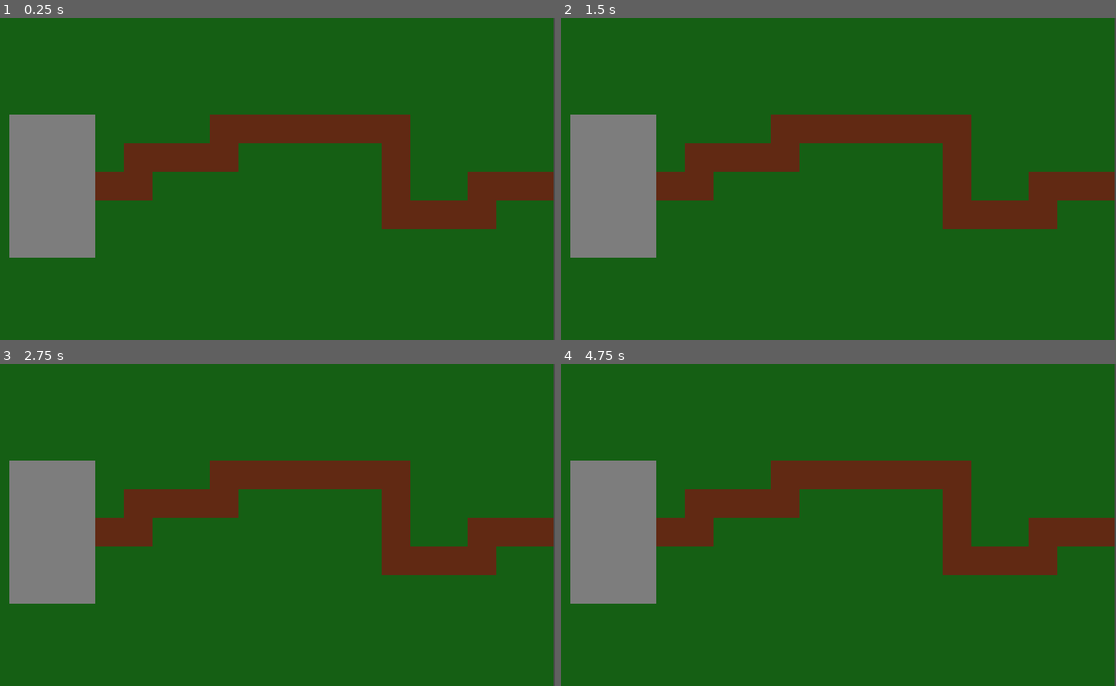
Above: before the commit, frames 1-4 (two rows, left to right).
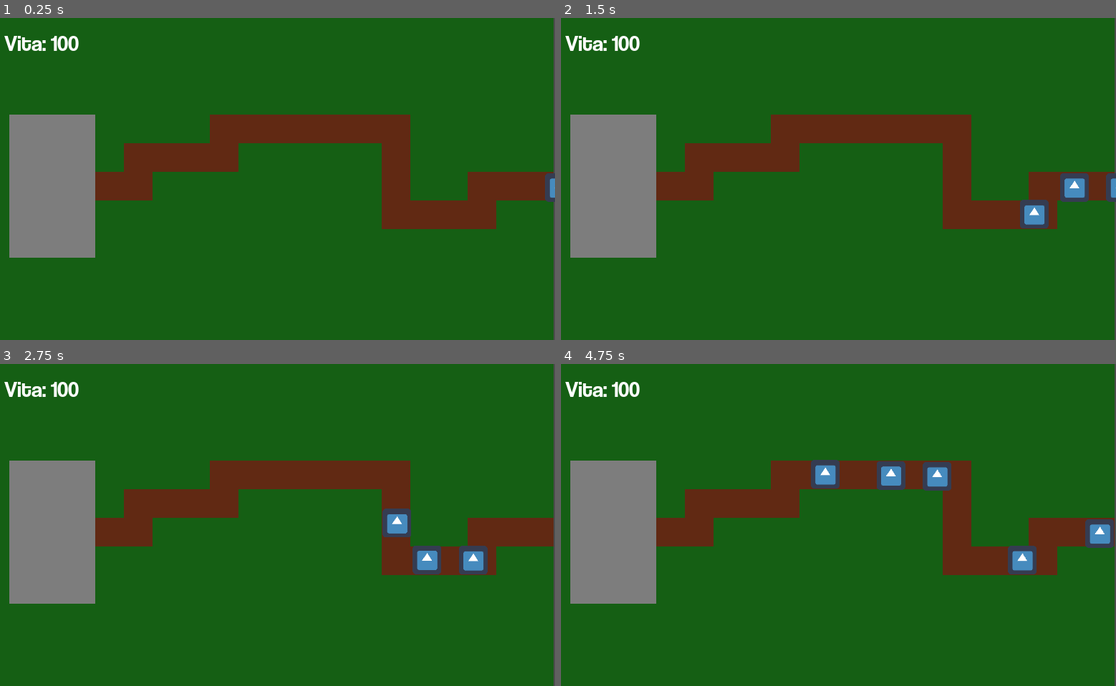
Above: after the commit, the same moments.

Repository: Giuseppe499/TowerDeFetta
Game: Godot game, scene res://Gioco.tscn
Two runs of this game, one before a commit and one after it. Both use one fixed random seed, a clock stepped at 60 frames per second and the inputs below. The engine's default icon, where the game draws it, is replaced by a stand-in: a white triangle on a blue panel in a dark square.
Inputs:
- Up to frame 1 (0.25 s): no input
- Up to frame 2 (1.5 s): hold Right (ui_right) 0.53-1.28 s; hold Down (ui_down) from 1.28 s (still down)
- Up to frame 3 (2.75 s): release Down (ui_down) at 2.03 s; hold Right (ui_right) from 2.03 s (still down)
- Up to frame 4 (4.75 s): release Right (ui_right) at 2.78 s; hold Up (ui_up) 2.78-3.53 s; hold Left (ui_left) from 3.53 s (still down)

The runs differ from the first frame. In frame 1, 0.5% of the frame differs, in the area x 0-100%, y 5-58%; in frame 2, 1.4%; in frame 3, 1.7%; in frame 4, 2.6%, in the area x 0-100%, y 5-66%.

Commit message:
Aggiunta vita e danno nemici

Diff:
--- /dev/null
+++ b/Fonts/coolvetica.tres
@@ -0,0 +1,8 @@
+[gd_resource type="DynamicFont" load_steps=2 format=2]
+
+[sub_resource type="DynamicFontData" id=1]
+font_path = "res://Fonts/coolvetica/coolvetica rg.otf"
+
+[resource]
+size = 200
+font_data = SubResource( 1 )
--- a/Gioco.tscn
+++ b/Gioco.tscn
@@ -1,25 +1,13 @@
-[gd_scene load_steps=10 format=2]
+[gd_scene load_steps=14 format=2]
 
 [ext_resource path="res://Scripts/IstanziaNemici.gd" type="Script" id=1]
 [ext_resource path="res://Nemico.tscn" type="PackedScene" id=2]
 [ext_resource path="res://Grigio.png" type="Texture" id=3]
 [ext_resource path="res://Pisello.png" type="Texture" id=4]
 [ext_resource path="res://Cacca.png" type="Texture" id=5]
-
-[sub_resource type="Curve2D" id=1]
-_data = {
-"points": PoolVector2Array( 0, 0, 0, 0, 81, 682, 0, 0, 0, 0, 81, 49, 0, 0, 0, 0, 354, 51, 0, 0, 0, 0, 87, 51, 0, 0, 0, 0, 85, 318, 0, 0, 0, 0, 257, 322, 0, 0, 0, 0, 85, 320, 0, 0, 0, 0, 81, 682 )
-}
-
-[sub_resource type="Curve2D" id=2]
-_data = {
-"points": PoolVector2Array( 0, 0, 0, 0, 475, 689, 0, 0, 0, 0, 467, 53, 0, 0, 0, 0, 715, 49, 0, 0, 0, 0, 467, 55, 0, 0, 0, 0, 467, 314, 0, 0, 0, 0, 615, 316, 0, 0, 0, 0, 469, 314, 0, 0, 0, 0, 479, 691, 0, 0, 0, 0, 712, 695, 0, 0, 0, 0, 475, 689 )
-}
-
-[sub_resource type="Curve2D" id=3]
-_data = {
-"points": PoolVector2Array( 0, 0, 0, 0, 806, 693, 0, 0, 0, 0, 787, 47, 0, 0, 0, 0, 856, 55, 0, 0, 0, 0, 933, 112, 0, 0, 0, 0, 967, 259, 0, 0, 0, 0, 967, 354, 0, 0, 0, 0, 945, 483, 0, 0, 0, 0, 918, 581, 0, 0, 0, 0, 850, 676, 0, 0, 0, 0, 806, 693 )
-}
+[ext_resource path="res://Scripts/Vita.gd" type="Script" id=6]
+[ext_resource path="res://Scripts/Gioco.gd" type="Script" id=7]
+[ext_resource path="res://Fonts/coolvetica.tres" type="DynamicFont" id=8]
 
 [sub_resource type="TileSet" id=4]
 0/name = "Grigio.png 0"
@@ -65,37 +53,57 @@
 2/shapes = [  ]
 2/z_index = 0
 
+[sub_resource type="Curve2D" id=5]
+_data = {
+"points": PoolVector2Array( 0, 0, 0, 0, 1337, 379, 0, 0, 0, 0, 1121, 379, 0, 0, 0, 0, 1119, 439, 0, 0, 0, 0, 927, 437, 0, 0, 0, 0, 927, 252, 0, 0, 0, 0, 542, 245, 0, 0, 0, 0, 542, 311, 0, 0, 0, 0, 349, 309, 0, 0, 0, 0, 347, 379, 0, 0, 0, 0, 119, 379 )
+}
+
+[sub_resource type="DynamicFontData" id=6]
+font_path = "res://Fonts/coolvetica/coolvetica rg.otf"
+
+[sub_resource type="DynamicFont" id=7]
+size = 50
+font_data = SubResource( 6 )
+
+[sub_resource type="Theme" id=8]
+default_font = SubResource( 7 )
+
 [node name="Node2D" type="Node2D"]
-
-[node name="F" type="Path2D" parent="."]
-curve = SubResource( 1 )
-script = ExtResource( 1 )
-nNemici = 40
-scenaNemico = ExtResource( 2 )
-
-[node name="E" type="Path2D" parent="."]
-position = Vector2( -55, -6 )
-curve = SubResource( 2 )
-script = ExtResource( 1 )
-nNemici = 40
-scenaNemico = ExtResource( 2 )
-
-[node name="D" type="Path2D" parent="."]
-position = Vector2( -48, -8 )
-curve = SubResource( 3 )
-script = ExtResource( 1 )
-nNemici = 40
-scenaNemico = ExtResource( 2 )
-
-[node name="E2" type="Path2D" parent="."]
-position = Vector2( 536, -6 )
-curve = SubResource( 2 )
-script = ExtResource( 1 )
-nNemici = 40
-scenaNemico = ExtResource( 2 )
+script = ExtResource( 7 )
 
 [node name="TileMap" type="TileMap" parent="."]
 position = Vector2( 253, 1112 )
 tile_set = SubResource( 4 )
 format = 1
 tile_data = PoolIntArray( -1114116, 1, 0, -1114115, 1, 0, -1114114, 1, 0, -1114113, 1, 0, -1179648, 1, 0, -1179647, 1,  …(3563 unchanged characters)…
+
+[node name="Path2D" type="Path2D" parent="."]
+curve = SubResource( 5 )
+script = ExtResource( 1 )
+scenaNemico = ExtResource( 2 )
+spawnRate = 50
+
+[node name="Vita" type="Label" parent="."]
+margin_left = 49.0
+margin_top = 25.0
+margin_right = 89.0
+margin_bottom = 39.0
+theme = SubResource( 8 )
+text = "100"
+script = ExtResource( 6 )
+
+[node name="GameOver" type="Panel" parent="."]
+visible = false
+modulate = Color( 1, 1, 1, 0.784314 )
+margin_right = 1280.0
+margin_bottom = 720.0
+
+[node name="Label" type="Label" parent="GameOver"]
+margin_left = 106.0
+margin_top = 198.0
+margin_right = 1166.0
+margin_bottom = 439.0
+custom_fonts/font = ExtResource( 8 )
+text = "Fetta Puzza!"
+
+[connection signal="cambiaVita" from="." to="Vita" method="_on_Node2D_cambiaVita"]
--- a/Nemico.tscn
+++ b/Nemico.tscn
@@ -5,7 +5,10 @@
 
 [node name="PathFollow2D" type="PathFollow2D"]
 rotate = false
+loop = false
 
 [node name="Sprite" type="Sprite" parent="."]
 texture = ExtResource( 2 )
 script = ExtResource( 1 )
+speed = 200
+danno = 10
--- /dev/null
+++ b/Scripts/Gioco.gd
@@ -0,0 +1,29 @@
+extends Node2D
+
+var vita = 100
+
+signal cambiaVita(vita)
+signal morto()
+
+# Declare member variables here. Examples:
+# var a = 2
+# var b = "text"
+
+
+# Called when the node enters the scene tree for the first time.
+func _ready():
+	pass # Replace with function body.
+
+
+# Called every frame. 'delta' is the elapsed time since the previous frame.
+func _process(delta):
+	emit_signal("cambiaVita", vita);
+
+func diminuisciVita(danno):
+	print("ahia!")
+	if vita < danno:
+		vita = 0
+		get_node("GameOver").visible = true
+		get_tree().paused = true
+	else:
+		vita -= danno
--- a/Scripts/IstanziaNemici.gd
+++ b/Scripts/IstanziaNemici.gd
@@ -1,19 +1,29 @@
 extends Path2D
 
 
-export var nNemici = 10
 export(Resource) var scenaNemico
 
+var attesa = 0;
+var timer = 0;
+export var spawnRate = 10
 
 # Called when the node enters the scene tree for the first time.
 func _ready():
-	var nemico
-	for i in range(nNemici):
-		nemico = scenaNemico.instance()
-		add_child(nemico)
-		nemico.set_unit_offset(float(i+1)/nNemici)
+	randomize()
+	pass
 
 
+func istanziaNemico():
+	var nemico
+	nemico = scenaNemico.instance()
+	add_child(nemico)
+	nemico.get_node("Sprite").connect("faiDanno", self.owner, "diminuisciVita")
+
 # Called every frame. 'delta' is the elapsed time since the previous frame.
-#func _process(delta):
-#	pass
+func _process(delta):
+	if timer >= attesa:
+		istanziaNemico()
+		timer = 0
+		attesa = randf() /spawnRate * 100
+		print(attesa)
+	timer += delta
--- a/Scripts/Nemico.gd
+++ b/Scripts/Nemico.gd
@@ -1,8 +1,9 @@
 extends Node
 
-export var speed = 100
-export var startPos = 0
+export var speed = 20
+export var danno = 5
 
+signal faiDanno(danno)
 # Declare member variables here. Examples:
 # var a = 2
 # var b = "text"
@@ -11,9 +12,12 @@
 
 # Called when the node enters the scene tree for the first time.
 func _ready():
-	pathFollow.set_offset(startPos)
+	pass
 
 
 # Called every frame. 'delta' is the elapsed time since the previous frame.
 func _process(delta):
 	pathFollow.set_offset(pathFollow.get_offset() + speed * delta)
+	if pathFollow.get_unit_offset() == 1:
+		emit_signal("faiDanno", danno)
+		queue_free()
--- /dev/null
+++ b/Scripts/Vita.gd
@@ -0,0 +1,20 @@
+extends Label
+
+
+# Declare member variables here. Examples:
+# var a = 2
+# var b = "text"
+
+
+# Called when the node enters the scene tree for the first time.
+func _ready():
+	pass # Replace with function body.
+
+
+# Called every frame. 'delta' is the elapsed time since the previous frame.
+#func _process(delta):
+#	pass
+
+
+func _on_Node2D_cambiaVita(vita):
+	self.text = "Vita: " + String(vita)
Binary file added: Fonts/coolvetica/coolvetica compressed hv.otf
Binary file added: Fonts/coolvetica/coolvetica condensed rg.otf
Binary file added: Fonts/coolvetica/coolvetica crammed rg.otf
Binary file added: Fonts/coolvetica/coolvetica rg it.otf
Binary file added: Fonts/coolvetica/coolvetica rg.otf
Not shown, added: Fonts/coolvetica/read-this.html
Not shown, added: Fonts/coolvetica/typodermic-eula-03-2020.pdf
